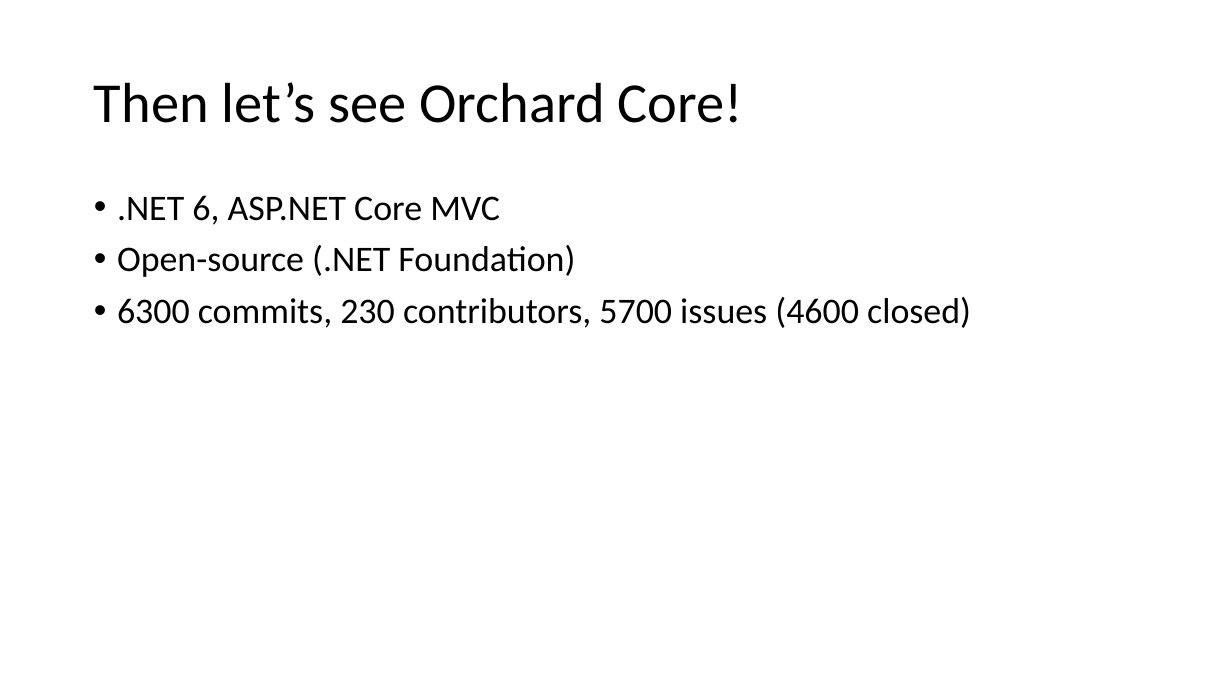
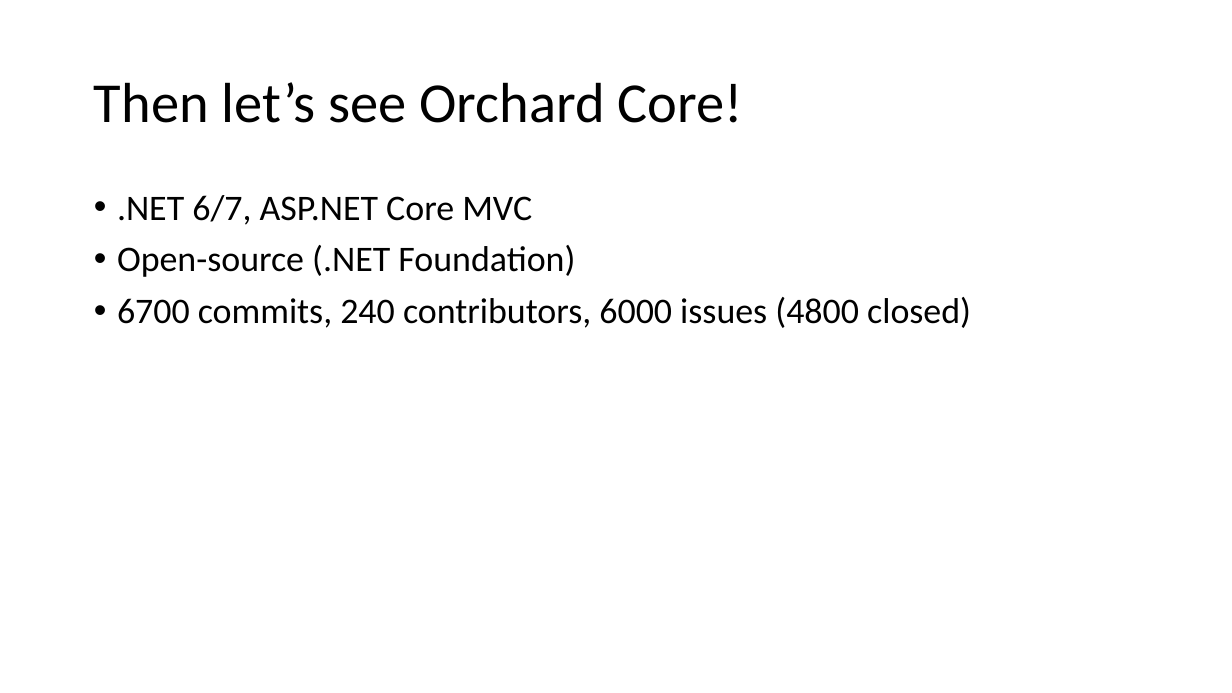
Before and after one commit to Lombiq/Orchard-Ambassadors-Toolbox, a slide deck: slide 4 of IntroductoryTalkTemplate/Orchard Core CMS introductory talk.pptx. Drawn at 1232x693 pixels with LibreOffice and Linux fonts; fonts in the diff are those of the drawing. Boxes give left, top, right and bottom in pixels: in the first picture for what was removed or moved away, otherwise in the second. Text is boxed around its words. In the diff, an @@ line names an element or a change of style, - is before the commit and + after.

```diff
--- a/IntroductoryTalkTemplate/Orchard Core CMS introductory talk.pptx
+++ b/IntroductoryTalkTemplate/Orchard Core CMS introductory talk.pptx
@@ text at bbox=[117, 195, 532, 225]: text changed @@
-• .NET 6, ASP.NET Core MVC
+• .NET 6/7, ASP.NET Core MVC
@@ text at bbox=[117, 297, 971, 328]: text changed @@
-• 6300 commits, 230 contributors, 5700 issues (4600 closed)
+• 6700 commits, 240 contributors, 6000 issues (4800 closed)
```
Also in this commit, not shown: 3 other slides changed.
